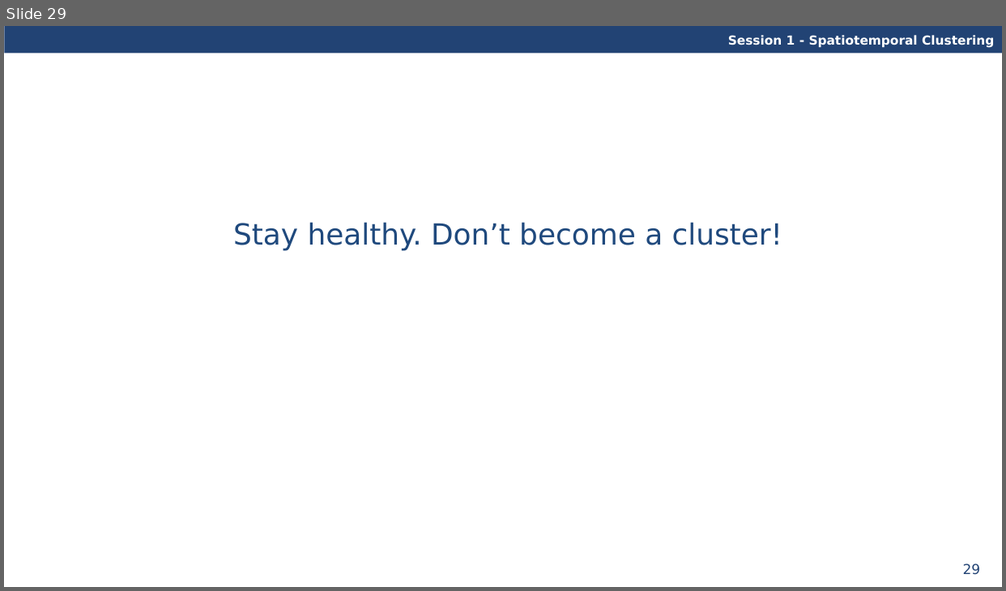
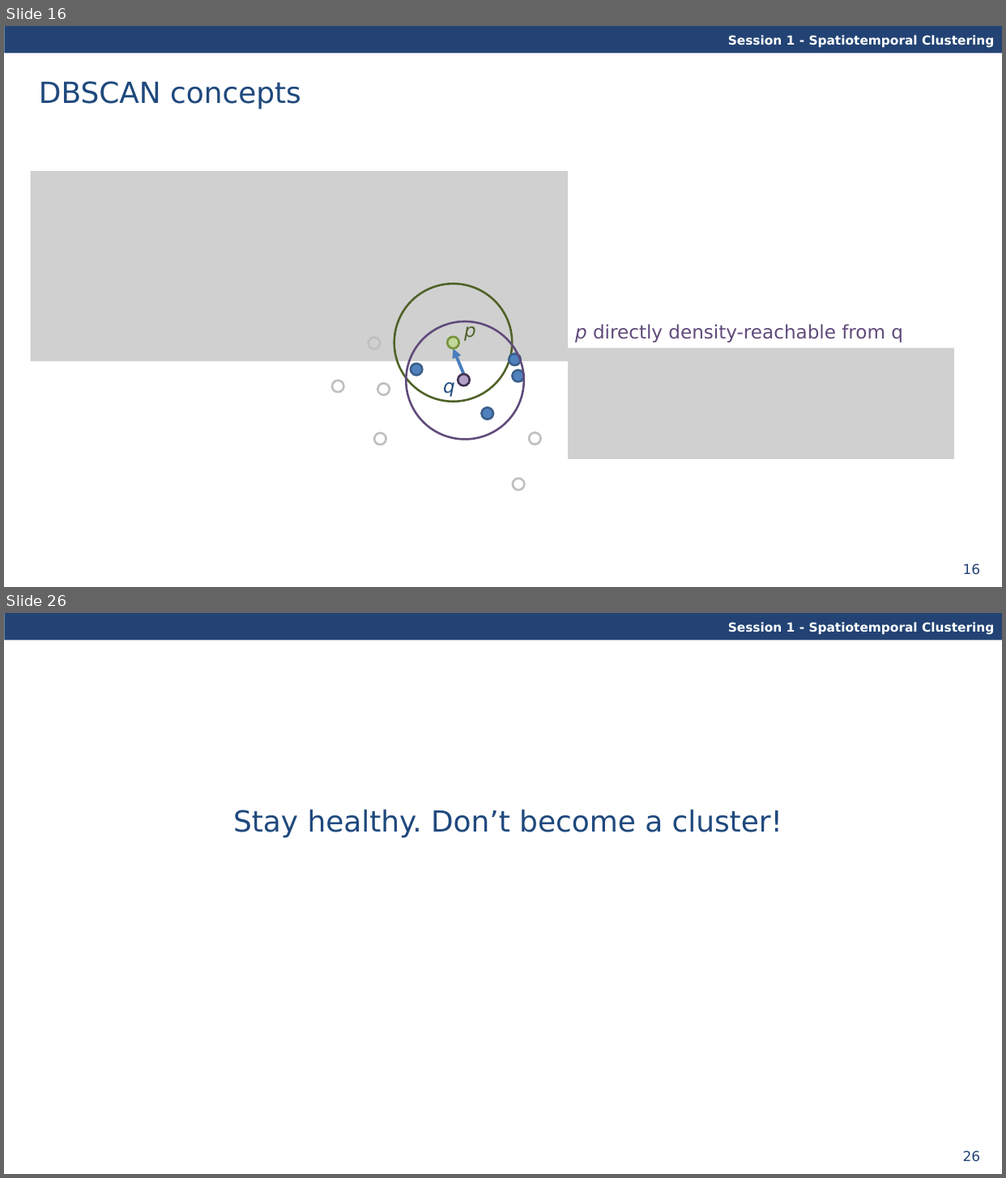
Before and after one commit to davidfrantz/covid19, a slide deck: material/spatio-temporal-clustering.pptx. Shown one above the other, each under a label of ours: slide 29 before the commit, slides 16 and 26 after it; the slides between them are not shown. The pictures are 1006x591 and 1006x1178 pixels, drawn with LibreOffice and Linux fonts; fonts in the diff are those of the drawing; grey boxes stand for pictures. Boxes give left, top, right and bottom in pixels: in the first picture for what was removed or moved away, otherwise in the second. Text is boxed around its words. In the diff, an @@ line names an element or a change of style, - is before the commit and + after.

```diff
--- a/material/spatio-temporal-clustering.pptx
+++ b/material/spatio-temporal-clustering.pptx
@@ slide 16 added at <box>4,26,1002,587</box>, background #FFFFFF; not listed: 3 template elements that a slide beside it also shows @@
@@ title added at <box>39,81,301,109</box>, 28 pt, text #1F497D @@
+DBSCAN concepts
@@ picture added at <box>30,171,568,361</box> @@
@@ ellipse added at <box>394,284,512,401</box>, outline #4F6228 2 pt @@
@@ ellipse added at <box>368,337,381,349</box>, outline #BFBFBF 2 pt @@
@@ ellipse added at <box>406,322,523,439</box>, outline #604A7B 2 pt @@
@@ ellipse added at <box>447,337,459,348</box>, fill #C3D69B, outline #77933C 2 pt @@
@@ text added at <box>464,322,476,341</box>, 18 pt, text #4F6228, italic @@
+p
@@ text added at <box>575,324,903,343</box>, 18 pt, text #604A7B @@
+p directly density-reachable from q
@@ ellipse added at <box>411,364,423,376</box>, fill #4F81BD, outline #3A5F8C 2 pt @@
@@ arrow added from (463, 374) to (454, 348), #4B7EBC 3 pt @@
@@ ellipse added at <box>509,354,522,366</box>, fill #4F81BD, outline #3A5F8C 2 pt @@
@@ picture added at <box>568,348,954,459</box> @@
@@ ellipse added at <box>332,381,344,393</box>, outline #BFBFBF 2 pt @@
@@ ellipse added at <box>377,384,390,396</box>, outline #BFBFBF 2 pt @@
@@ text added at <box>443,382,455,397</box>, 18 pt, text #214B7E, italic @@
+q
@@ ellipse added at <box>458,374,470,386</box>, fill #B3A2C7, outline #403152 2 pt @@
@@ ellipse added at <box>513,370,524,382</box>, fill #4F81BD, outline #3A5F8C 2 pt @@
@@ ellipse added at <box>482,408,493,420</box>, fill #4F81BD, outline #3A5F8C 2 pt @@
@@ ellipse added at <box>374,433,386,446</box>, outline #BFBFBF 2 pt @@
@@ ellipse added at <box>529,433,541,446</box>, outline #BFBFBF 2 pt @@
@@ ellipse added at <box>513,479,525,491</box>, outline #BFBFBF 2 pt @@
@@ what was slide 29 is now slide 26 @@
@@ page number at <box>963,1151,981,1162</box>: text changed @@
-29
+26
```
Also in this commit, not shown: 24 slides changed, 4 other slides added, 4 slides removed, 1 other file.
